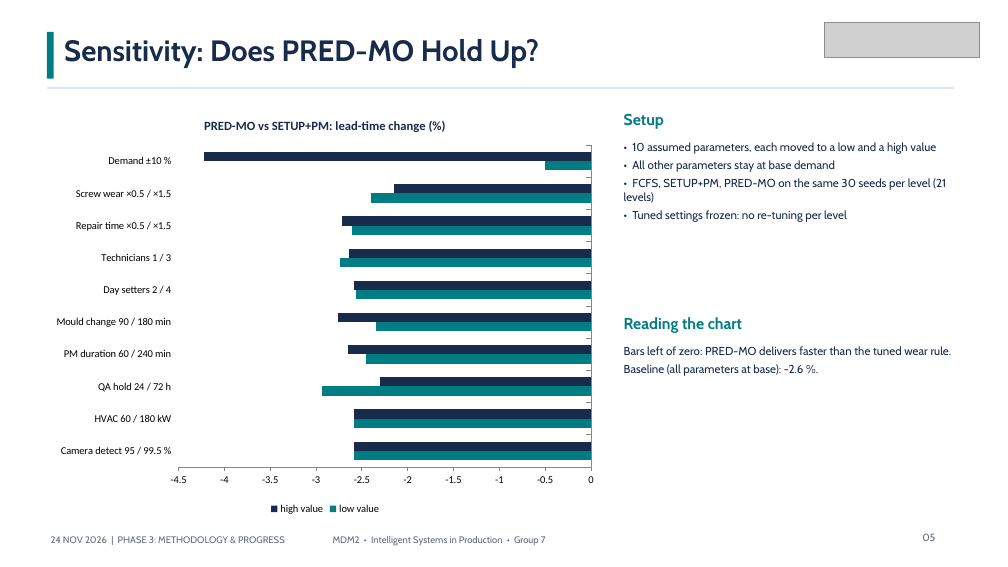
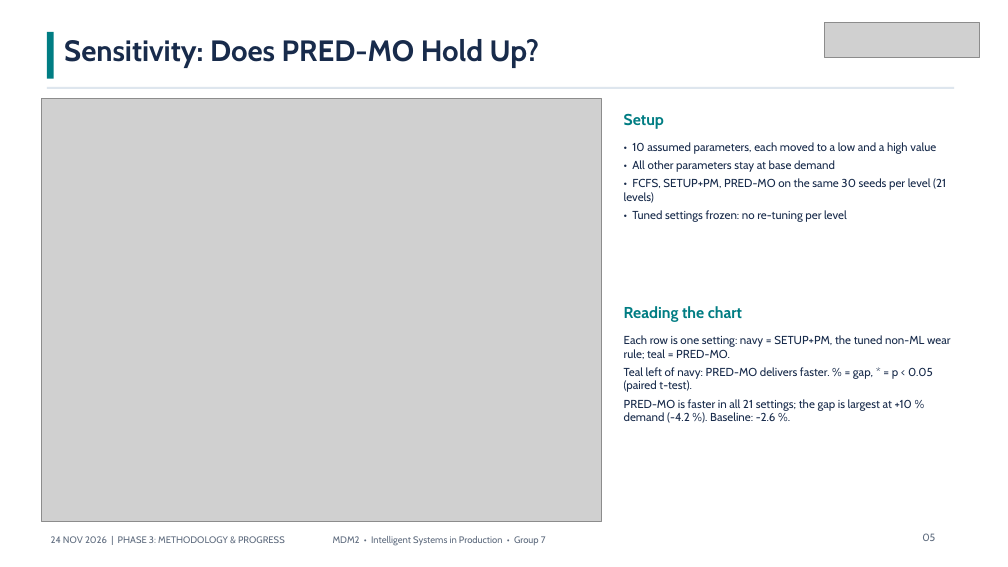
Before and after one commit to MaheshBhushan/Case-Study-Intelligent-Systems, a slide deck: slide 5 of Progress_Presentation_Phase3_Gerresheimer_Pfreimd.pptx. Drawn at 1008x567 pixels with LibreOffice and Linux fonts; fonts in the diff are those of the drawing; grey boxes stand for pictures. Boxes give left, top, right and bottom in pixels: in the first picture for what was removed or moved away, otherwise in the second. Text is boxed around its words. In the diff, an @@ line names an element or a change of style, - is before the commit and + after.

Commit message:
Phase 3 deck: show SETUP+PM and PRED-MO side by side in the sensitivity chart
- Slide 5 is now a dumbbell chart: mean lead time of both policies at all 21 settings, with the gap and significance per row
- Replaces the relative-change bars, which hid the SETUP+PM values

```diff
--- a/Progress_Presentation_Phase3_Gerresheimer_Pfreimd.pptx
+++ b/Progress_Presentation_Phase3_Gerresheimer_Pfreimd.pptx
@@ picture added at bbox=[42, 98, 601, 522] @@
@@ bar chart removed at bbox=[45, 102, 605, 518] @@
-title "PRED-MO vs SETUP+PM: lead-time change (%)"
-categories: Camera detect 95 / 99.5 %, HVAC 60 / 180 kW, QA hold 24 / 72 h, PM duration 60 / 240 min, Mould change 90 / 180 min, Day setters 2 / 4, Technicians 1 / 3, Repair time ×0.5 / ×1.5, Screw wear ×0.5 / ×1.5, Demand ±10 %
-low value: -2.6, -2.6, -2.9, -2.5, -2.3, -2.6, -2.7, -2.6, -2.4, -0.5
-high value: -2.6, -2.6, -2.3, -2.6, -2.8, -2.6, -2.6, -2.7, -2.1, -4.2
@@ text "Reading the chart": place and size @@
-text "Reading the chart" at bbox=[624, 317, 742, 333]
+text "Reading the chart" at bbox=[624, 306, 742, 322]
@@ text at bbox=[624, 335, 951, 423]: text changed @@
-Bars left of zero: PRED-MO delivers faster than the tuned wear rule.
-Baseline (all parameters at base): -2.6 %.
+Each row is one setting: navy = SETUP+PM, the tuned non-ML wear rule; teal = PRED-MO.
+Teal left of navy: PRED-MO delivers faster. % = gap, * = p < 0.05 (paired t-test).
+PRED-MO is faster in all 21 settings; the gap is largest at +10 % demand (-4.2 %). Baseline: -2.6 %.
```
Also in this commit, not shown: 1 other file.
